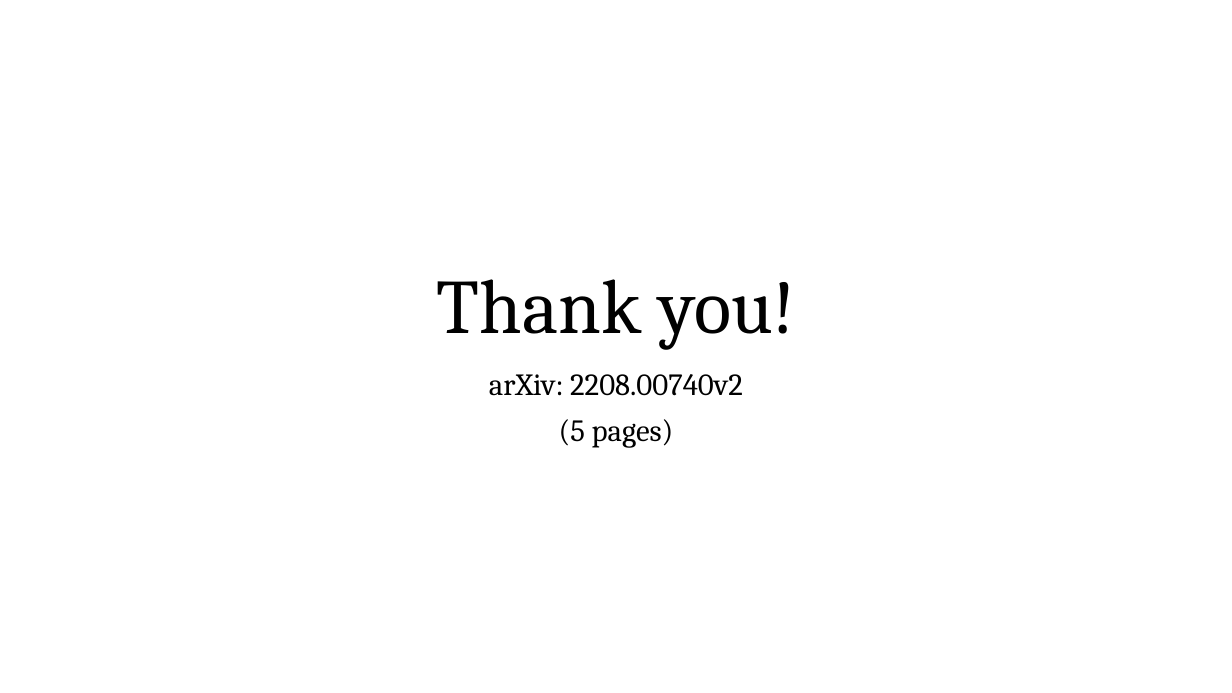
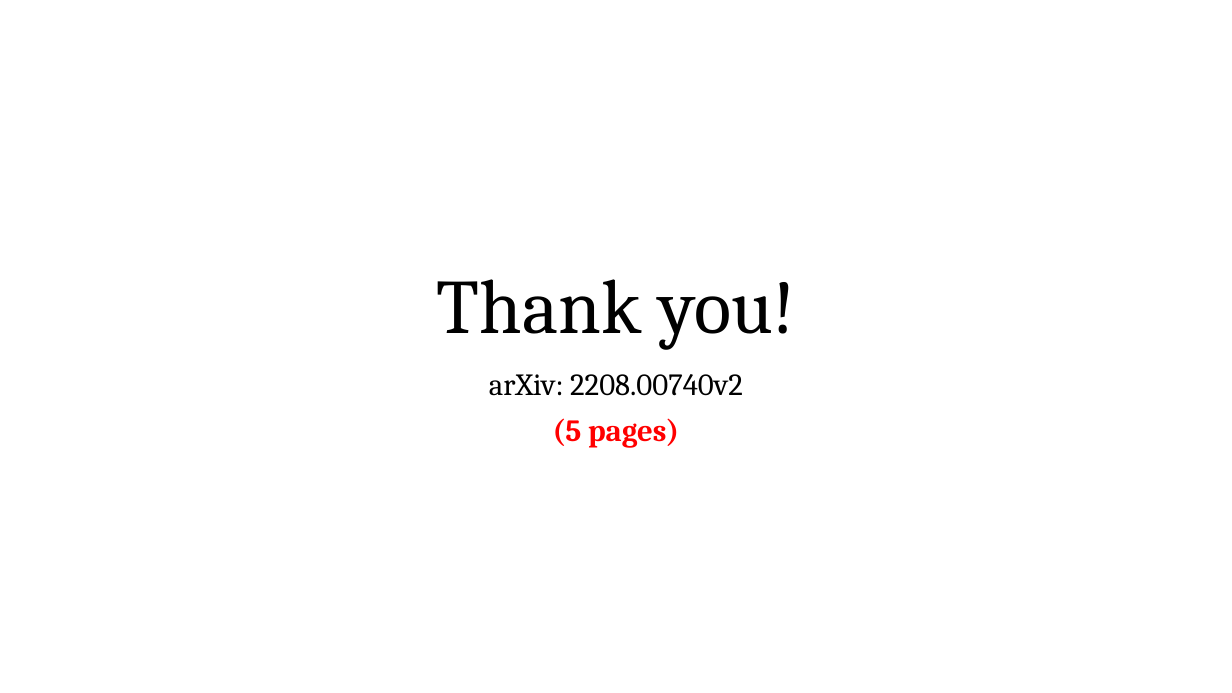
Before and after one commit to pw384/pw384.github.io, a slide deck: slide 27 of assets/slides/dtv_sosa.pptx (slide 26 before the commit). Drawn at 1232x693 pixels with LibreOffice and Linux fonts; fonts in the diff are those of the drawing. Boxes give left, top, right and bottom in pixels: in the first picture for what was removed or moved away, otherwise in the second. Text is boxed around its words. In the diff, an @@ line names an element or a change of style, - is before the commit and + after.

```diff
--- a/assets/slides/dtv_sosa.pptx
+++ b/assets/slides/dtv_sosa.pptx
@@ subtitle at bbox=[553, 418, 679, 448]: text colour #000000 to #FF0000, bold on in "(5 pages)" @@
```
Also in this commit, not shown: 3 other slides changed, 1 slide added, 1 slide removed, 1 other file.
